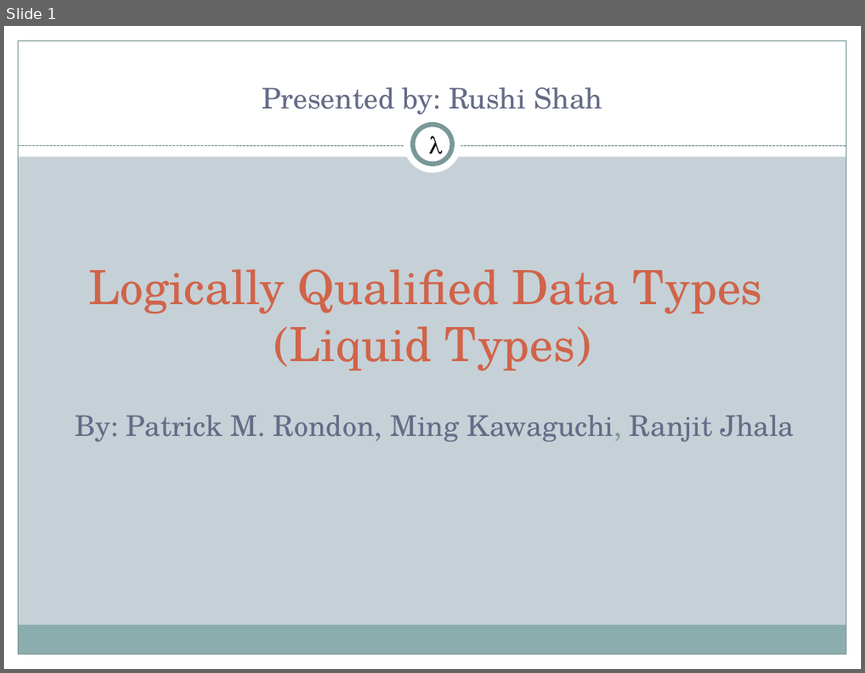
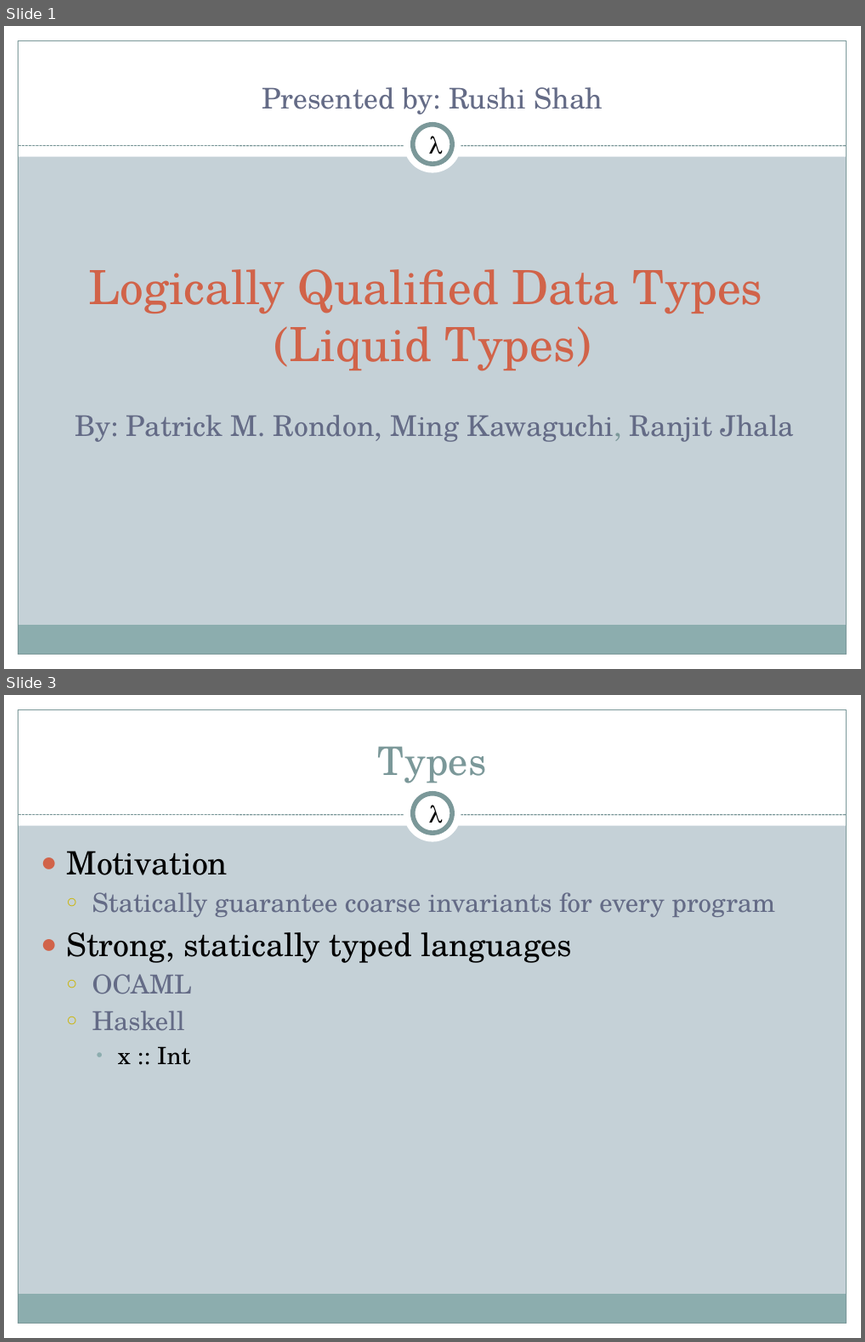
Before and after one commit to 2016rshah/CS395T, a slide deck: liquid-types.pptx. Shown one above the other, each under a label of ours: slide 1 before the commit, slides 1 and 3 after it; the slides between them are not shown. The pictures are 865x673 and 865x1342 pixels, drawn with LibreOffice and Linux fonts; fonts in the diff are those of the drawing. Boxes give left, top, right and bottom in pixels: in the first picture for what was removed or moved away, otherwise in the second. Text is boxed around its words. In the diff, an @@ line names an element or a change of style, - is before the commit and + after.

```diff
--- a/liquid-types.pptx
+++ b/liquid-types.pptx
@@ slide 3 added at <box>4,695,861,1338</box>, background #C5D1D7; not listed: 9 template elements that a slide beside it also shows @@
@@ title added at <box>378,746,487,783</box>, 33 pt, text #7C999A @@
+Types
@@ text added at <box>428,805,443,830</box>, 20 pt, text #000000 @@
+λ
@@ text added at <box>66,851,775,1065</box>, 22 pt, text #646B86 @@
+● Motivation
+  ○ Statically guarantee coarse invariants for every program
+● Strong, statically typed languages
+  ○ OCAML
+  ○ Haskell
+    • x :: Int
```
Also in this commit, not shown: 6 slides changed, 29 other slides added, 1 slide removed, 2 other files.
